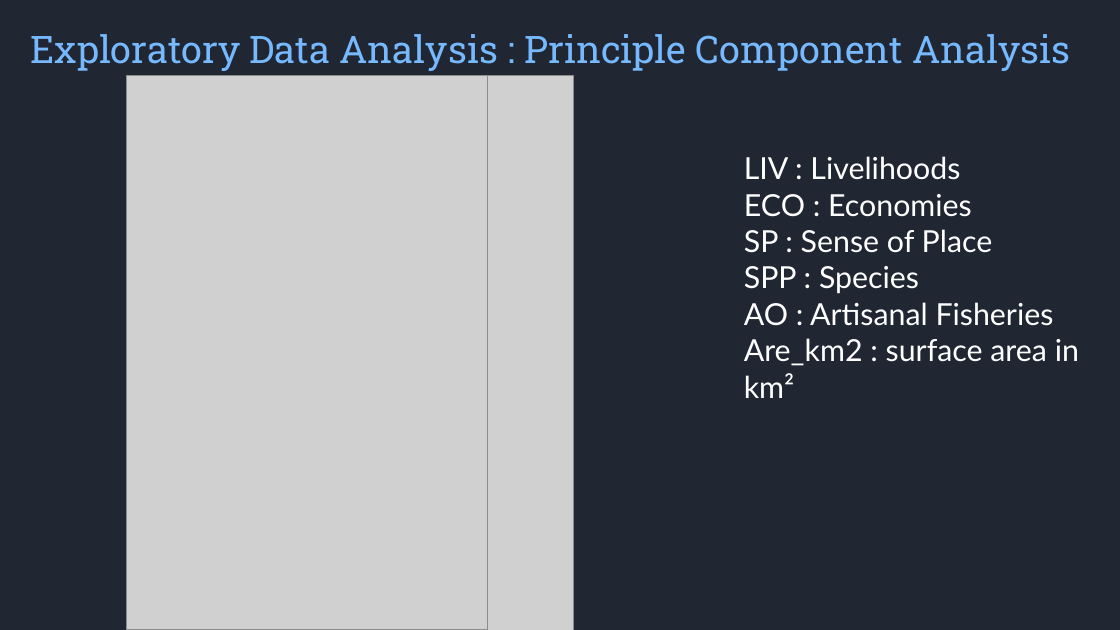
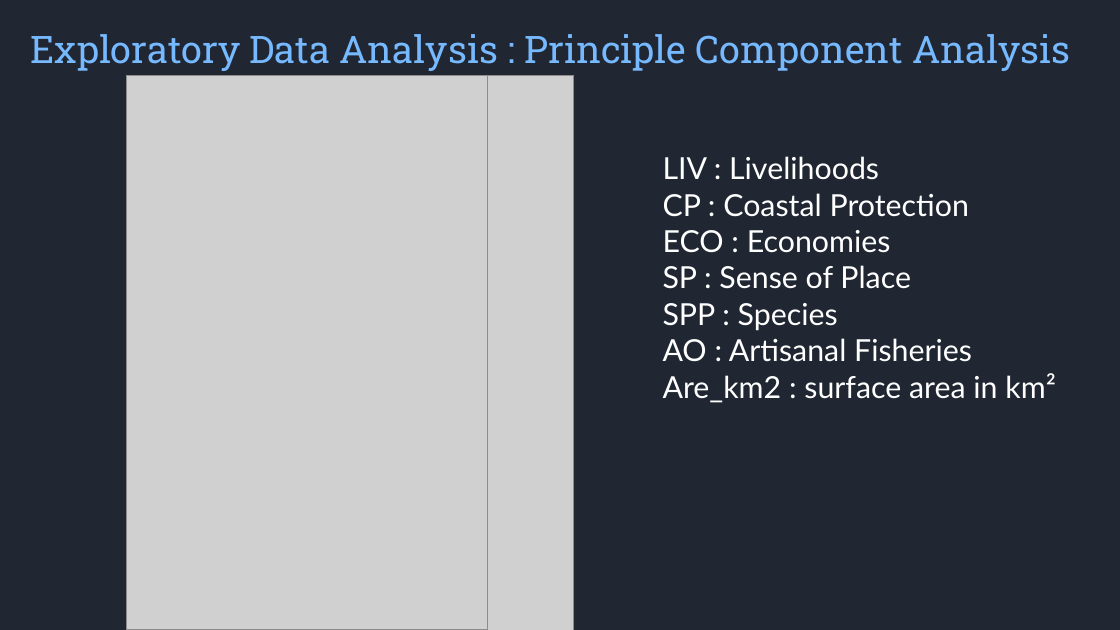
Before and after one commit to syam3500/hackthefuture2025, a slide deck: slide 3 of presentation.pptx. Drawn at 1120x630 pixels with LibreOffice and Linux fonts; fonts in the diff are those of the drawing; grey boxes stand for pictures; background and template pictures are left out. Boxes give left, top, right and bottom in pixels: in the first picture for what was removed or moved away, otherwise in the second. Text is boxed around its words. In the diff, an @@ line names an element or a change of style, - is before the commit and + after.

```diff
--- a/presentation.pptx
+++ b/presentation.pptx
@@ text "LIV : Livelihoods" moved from (x1=744, y1=156, x2=1079, y2=398) to (x1=663, y1=156, x2=1055, y2=403) @@
@@ text at (x1=663, y1=193, x2=969, y2=217): paragraph added @@
+CP : Coastal Protection
```
Also in this commit, not shown: 4 other slides changed.
